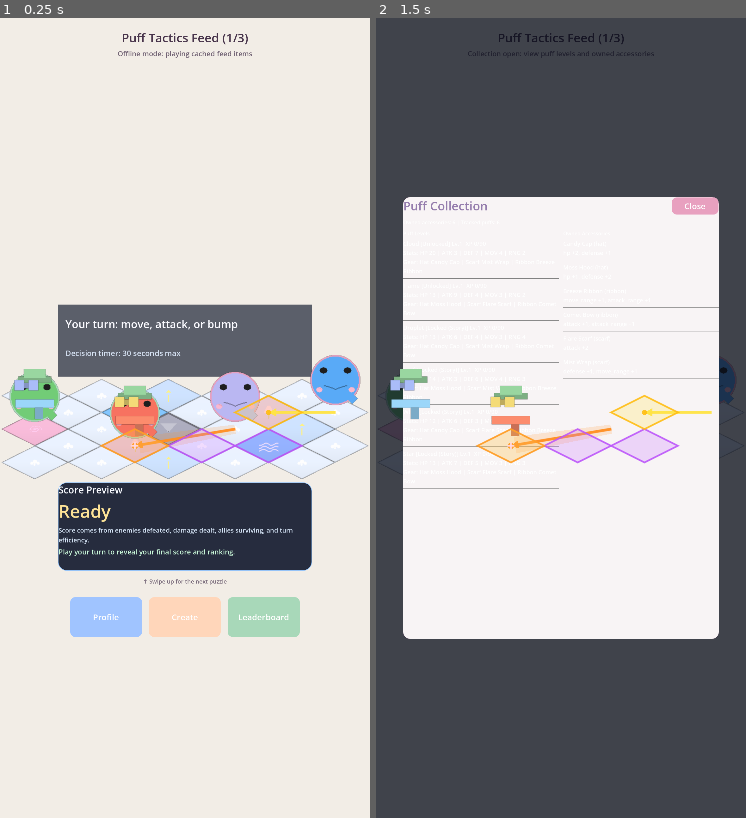
Above: before the commit, frames 1-2 (left to right).
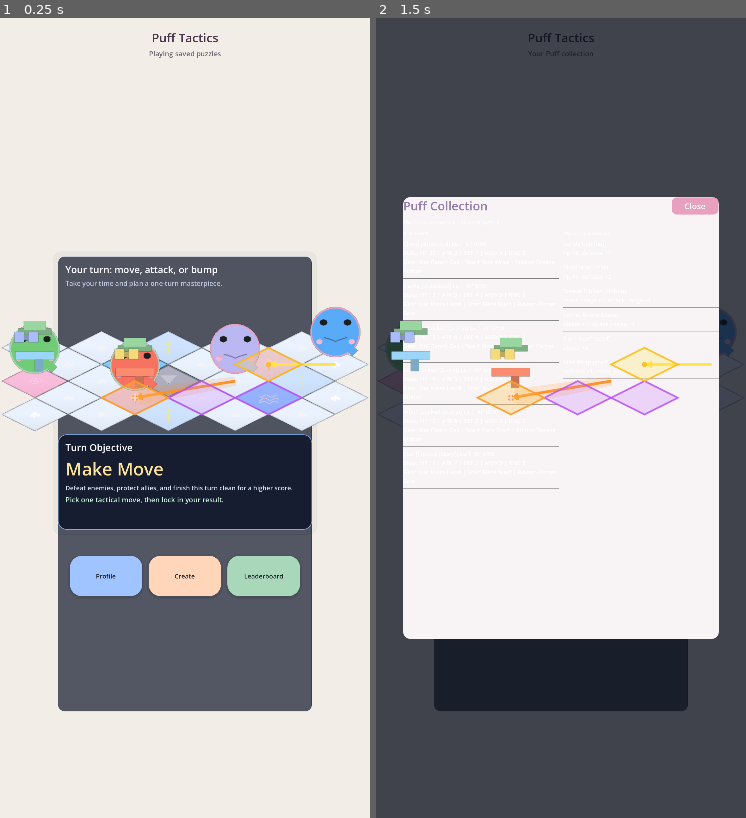
Above: after the commit, the same moments.

Repository: fivestar1103/puff-tactics
Game: Godot game, scene res://src/scenes/feed/FeedMain.tscn
Two runs of this game, one before a commit and one after it. Both use one fixed random seed, a clock stepped at 60 frames per second and the inputs below.
Inputs:
- Up to frame 1 (0.25 s): no input
- Up to frame 2 (1.5 s): click "Profile" at 0.5 s; click "Create" at 1.25 s

The runs differ from the first frame. In frame 1, 36% of the frame differs, in the area x 0-100%, y 1-87%; in frame 2, 12%.

Commit message:
feat: manual visual polish — rounded panels, pill FABs, clean copy
- Status panel: ColorRect → PanelContainer with 20px rounded corners,
  subtle border, and content-margin-based layout
- Score panel: use PanelContainer content margins instead of manual VBox offsets
- Card backdrop: subtle rounded container behind entire feed content area
- FAB buttons: proper pill shape (corner_radius = height/2), dark text on
  pastel bg, subtle drop shadows
- Clean up all debug/implementation-detail text in feed_item.gd and
  feed_main.gd with user-friendly copy
- Rebalance SNAPSHOT_Y_RATIO from 0.46 → 0.40 for better vertical centering
- Update layout guard in ralph.sh for new SNAPSHOT_Y_RATIO value

Co-Authored-By: Claude Opus 4.6 <noreply@anthropic.com>

Diff:
--- a/src/scripts/feed/feed_item.gd
+++ b/src/scripts/feed/feed_item.gd
@@ -117,7 +117,8 @@
 var _turn_manager: TurnManager
 var _enemy_intent: EnemyIntent
 
-var _status_panel: ColorRect
+var _card_backdrop: PanelContainer
+var _status_panel: PanelContainer
 var _status_label: Label
 var _detail_label: Label
 var _score_panel: PanelContainer
@@ -189,41 +190,88 @@
 
 
 func _ready() -> void:
+	_build_card_backdrop()
 	_build_status_overlay()
 	_setup_decision_timeout_timer()
 	_rebuild_battle_snapshot()
 
 
+func _build_card_backdrop() -> void:
+	_card_backdrop = PanelContainer.new()
+	_card_backdrop.name = "CardBackdrop"
+	_card_backdrop.mouse_filter = Control.MOUSE_FILTER_IGNORE
+	add_child(_card_backdrop)
+
+	var style: StyleBoxFlat = StyleBoxFlat.new()
+	style.bg_color = Color(0.22, 0.25, 0.35, 0.05)
+	style.corner_radius_top_left = 28
+	style.corner_radius_top_right = 28
+	style.corner_radius_bottom_right = 28
+	style.corner_radius_bottom_left = 28
+	style.border_width_left = 1
+	style.border_width_top = 1
+	style.border_width_right = 1
+	style.border_width_bottom = 1
+	style.border_color = Color(0.50, 0.50, 0.60, 0.12)
+	_card_backdrop.add_theme_stylebox_override("panel", style)
+
+
+func _layout_card_backdrop() -> void:
+	if _card_backdrop == null or _status_panel == null or _score_panel == null:
+		return
+	var top_y: float = _status_panel.position.y - 16.0
+	var bottom_y: float = _score_panel.position.y + _score_panel.size.y + 16.0
+	var panel_width: float = maxf(_status_panel.size.x, _score_panel.size.x) + 32.0
+	_card_backdrop.position = Vector2(-panel_width * 0.5, top_y)
+	_card_backdrop.custom_minimum_size = Vector2(panel_width, bottom_y - top_y)
+	_card_backdrop.size = Vector2(panel_width, bottom_y - top_y)
+
+
 func _build_status_overlay() -> void:
-	_status_panel = ColorRect.new()
+	_status_panel = PanelContainer.new()
 	_status_panel.name = "StatusPanel"
 	_layout_status_overlay()
-	_status_panel.color = Color(0.08, 0.11, 0.19, 0.68)
 	add_child(_status_panel)
 
+	var status_style: StyleBoxFlat = StyleBoxFlat.new()
+	status_style.bg_color = Color(0.08, 0.11, 0.19, 0.72)
+	status_style.corner_radius_top_left = 20
+	status_style.corner_radius_top_right = 20
+	status_style.corner_radius_bottom_right = 20
+	status_style.corner_radius_bottom_left = 20
+	status_style.content_margin_left = 24.0
+	status_style.content_margin_right = 24.0
+	status_style.content_margin_top = 20.0
+	status_style.content_margin_bottom = 20.0
+	status_style.border_width_left = 1
+	status_style.border_width_top = 1
+	status_style.border_width_right = 1
+	status_style.border_width_bottom = 1
+	status_style.border_color = Color(0.45, 0.58, 0.85, 0.35)
+	_status_panel.add_theme_stylebox_override("panel", status_style)
+
+	var status_vbox: VBoxContainer = VBoxContainer.new()
+	status_vbox.add_theme_constant_override("separation", 8)
+	_status_panel.add_child(status_vbox)
+
 	_status_label = Label.new()
-	_status_label.position = Vector2(24.0, 26.0)
-	_status_label.size = Vector2(756.0, 72.0)
 	_status_label.horizontal_alignment = HORIZONTAL_ALIGNMENT_LEFT
-	_status_label.vertical_alignment = VERTICAL_ALIGNMENT_CENTER
-	_status_label.add_theme_font_size_override("font_size", 34)
+	_status_label.add_theme_font_size_override("font_size", 30)
 	_status_label.add_theme_color_override("font_color", Color(0.98, 0.98, 1.0, 1.0))
-	_status_panel.add_child(_status_label)
+	status_vbox.add_child(_status_label)
 
 	_detail_label = Label.new()
-	_detail_label.position = Vector2(24.0, 110.0)
-	_detail_label.size = Vector2(756.0, 88.0)
+	_detail_label.autowrap_mode = TextServer.AUTOWRAP_WORD_SMART
 	_detail_label.horizontal_alignment = HORIZONTAL_ALIGNMENT_LEFT
-	_detail_label.vertical_alignment = VERTICAL_ALIGNMENT_CENTER
-	_detail_label.add_theme_font_size_override("font_size", 24)
-	_detail_label.add_theme_color_override("font_color", Color(0.88, 0.93, 1.0, 0.92))
-	_status_panel.add_child(_detail_label)
+	_detail_label.add_theme_font_size_override("font_size", 21)
+	_detail_label.add_theme_color_override("font_color", Color(0.85, 0.90, 1.0, 0.80))
+	status_vbox.add_child(_detail_label)
 
 	_build_score_overlay()
 
 	_set_status(
-		"One-turn puzzle: choose move, attack, or bump",
-		"Play the tactical turn, then watch 3s resolve + 2s scoring."
+		"Your turn: move, attack, or bump",
+		"Take your time and plan a one-turn masterpiece."
 	)
 
 
@@ -245,14 +293,13 @@
 	panel_style.border_width_right = 2
 	panel_style.border_width_bottom = 2
 	panel_style.border_color = Color(0.53, 0.74, 0.98, 0.9)
+	panel_style.content_margin_left = 24.0
+	panel_style.content_margin_right = 24.0
+	panel_style.content_margin_top = 20.0
+	panel_style.content_margin_bottom = 20.0
 	_score_panel.add_theme_stylebox_override("panel", panel_style)
 
 	var root_layout: VBoxContainer = VBoxContainer.new()
-	root_layout.set_anchors_preset(Control.PRESET_FULL_RECT)
-	root_layout.offset_left = 20.0
-	root_layout.offset_top = 16.0
-	root_layout.offset_right = -20.0
-	root_layout.offset_bottom = -16.0
 	root_layout.add_theme_constant_override("separation", 8)
 	_score_panel.add_child(root_layout)
 
@@ -337,8 +384,8 @@
 		_turn_manager.set_process_unhandled_input(false)
 
 	_set_status(
-		"One-turn puzzle: choose move, attack, or bump",
-		"Decision window %.0fs to %.0fs before result reveal." % [MIN_DECISION_SECONDS, MAX_DECISION_SECONDS]
+		"Your turn: move, attack, or bump",
+		"Take your time and plan a one-turn masterpiece."
 	)
 	_show_score_preview_overlay()
 
@@ -357,6 +404,7 @@
 	_battle_root.position = Vector2(centered_x_offset, SNAPSHOT_LOCAL_Y)
 	_layout_status_overlay(map_top_local)
 	_layout_score_overlay(map_bottom_local)
+	_layout_card_backdrop()
 
 
 func _resolve_snapshot_map_bounds_local() -> Rect2:
@@ -395,11 +443,12 @@
 func _layout_status_overlay(map_top_local: float = NAN) -> void:
 	if _status_panel == null:
 		return
+	_status_panel.custom_minimum_size = STATUS_PANEL_SIZE
 	_status_panel.size = STATUS_PANEL_SIZE
 	var panel_y: float = STATUS_PANEL_FALLBACK_LOCAL_Y
 	if not is_nan(map_top_local):
-		panel_y = map_top_local - _status_panel.size.y - STATUS_PANEL_MAP_GAP
-	_status_panel.position = Vector2(-_status_panel.size.x * 0.5, panel_y)
+		panel_y = map_top_local - STATUS_PANEL_SIZE.y - STATUS_PANEL_MAP_GAP
+	_status_panel.position = Vector2(-STATUS_PANEL_SIZE.x * 0.5, panel_y)
 
 
 func _layout_score_overlay(map_bottom_local: float = NAN) -> void:
@@ -544,7 +593,7 @@
 
 	_set_status(
 		"Your turn: move, attack, or bump",
-		"Decision timer: %.0f seconds max" % MAX_DECISION_SECONDS
+		"Take your time and plan a one-turn masterpiece."
 	)
 
 
@@ -597,13 +646,13 @@
 	if min_hold_seconds > 0.0:
 		_set_status(
 			"Locking tactical result...",
-			"Holding %.1fs so each feed cycle stays within 20-35 seconds." % min_hold_seconds
+			"Almost there..."
 		)
 		await get_tree().create_timer(min_hold_seconds).timeout
 
 	_set_status(
 		"Resolving turn result",
-		"Outcome animation (%.0f seconds)." % RESULT_PHASE_SECONDS
+		"Watch what happens next..."
 	)
 	await _play_result_animation()
 
@@ -614,7 +663,7 @@
 
 	_set_status(
 		"Score reveal",
-		"%s Comparison screen (%.0f seconds)." % [comparison_text, SCORE_PHASE_SECONDS]
+		comparison_text
 	)
 
 	var reveal_duration: float = minf(SCORE_REVEAL_DURATION, SCORE_PHASE_SECONDS)
@@ -629,7 +678,7 @@
 	_emit_feed_item_completed(final_score)
 	_set_status(
 		"Swipe up for next feed item",
-		"Cycle complete in %.1fs." % _cycle_duration_seconds()
+		"Swipe up for the next puzzle."
 	)
 
 	emit_signal("cycle_completed", final_score, _cycle_duration_seconds())
@@ -924,10 +973,10 @@
 		return
 
 	_score_panel.visible = true
-	_score_title_label.text = "Score Preview"
-	_score_value_label.text = "Ready"
-	_score_breakdown_label.text = "Score comes from enemies defeated, damage dealt, allies surviving, and turn efficiency."
-	_score_comparison_label.text = "Play your turn to reveal your final score and ranking."
+	_score_title_label.text = "Turn Objective"
+	_score_value_label.text = "Make Move"
+	_score_breakdown_label.text = "Defeat enemies, protect allies, and finish this turn clean for a higher score."
+	_score_comparison_label.text = "Pick one tactical move, then lock in your result."
 	_share_button.visible = false
 	_share_button.disabled = true
 	_share_button.tooltip_text = ""
--- a/src/scripts/feed/feed_main.gd
+++ b/src/scripts/feed/feed_main.gd
@@ -9,7 +9,7 @@
 
 const SNAP_DURATION: float = 0.28
 const SWIPE_THRESHOLD_PX: float = 120.0
-const SNAPSHOT_Y_RATIO: float = 0.46
+const SNAPSHOT_Y_RATIO: float = 0.40
 const FAB_ROW_HALF_WIDTH: float = 364.0
 const FAB_ROW_HEIGHT: float = 128.0
 const FAB_ROW_BOTTOM_MARGIN_RATIO: float = 0.03
@@ -424,7 +424,7 @@
 		return
 
 	_feed_snapshots = cached_snapshots
-	subtitle_label.text = "Loaded %d cached puzzles. Syncing next batch..." % _feed_snapshots.size()
+	subtitle_label.text = "Loading your feed..."
 
 
 func _fetch_next_batch_in_background() -> void:
@@ -441,7 +441,7 @@
 	var fetch_result: Dictionary = fetch_result_variant
 	if not bool(fetch_result.get("ok", false)):
 		if offset > 0:
-			subtitle_label.text = "Offline mode: playing cached feed items"
+			subtitle_label.text = "Playing saved puzzles"
 		return
 
 	var batch_variant: Variant = fetch_result.get("items", [])
@@ -841,11 +841,11 @@
 
 func _update_header_text() -> void:
 	var total_items: int = _feed_items.size()
-	title_label.text = "Puff Tactics Feed (%d/%d)" % [_active_item_index + 1, total_items]
+	title_label.text = "Puff Tactics"
 
 	var active_feed_item: Node2D = _get_active_feed_item()
 	if active_feed_item == null:
-		subtitle_label.text = "Swipe up for the next tactical snapshot"
+		subtitle_label.text = "Solve the puzzle, then swipe up"
 		return
 
 	if active_feed_item.has_method("get_status_text"):
@@ -883,7 +883,7 @@
 
 
 func _update_subtitle_for_locked_swipe() -> void:
-	subtitle_label.text = "Finish this 1-turn puzzle before swiping"
+	subtitle_label.text = "Make your move first!"
 
 
 func _on_feed_item_cycle_completed(score: int, cycle_duration_seconds: float, item_index: int) -> void:
@@ -891,7 +891,7 @@
 
 	if item_index != _active_item_index:
 		return
-	subtitle_label.text = "Score %d in %.1fs. Swipe up for next." % [score, cycle_duration_seconds]
+	subtitle_label.text = "Nice! Score: %d" % score
 
 
 func _on_feed_item_status_changed(status_text: String, swipe_unlocked: bool, item_index: int) -> void:
@@ -933,7 +933,7 @@
 
 func _on_profile_button_pressed() -> void:
 	if _is_puzzle_editor_visible():
-		subtitle_label.text = "Close the UGC editor before opening collection."
+		subtitle_label.text = "Close the editor first"
 		return
 
 	if _collection_screen == null:
@@ -953,15 +953,15 @@
 		_collection_screen.call("show_collection")
 	else:
 		collection_canvas.visible = true
-	subtitle_label.text = "Collection open: view puff levels and owned accessories"
+	subtitle_label.text = "Your Puff collection"
 
 
 func _on_create_button_pressed() -> void:
 	if _puzzle_editor == null:
-		subtitle_label.text = "UGC puzzle editor scene is unavailable."
+		subtitle_label.text = "Editor coming soon!"
 		return
 	if not (_puzzle_editor is CanvasItem):
-		subtitle_label.text = "UGC puzzle editor failed to initialize."
+		subtitle_label.text = "Editor coming soon!"
 		return
 
 	if _is_collection_visible():
@@ -983,13 +983,13 @@
 		_puzzle_editor.call("show_editor")
 	else:
 		puzzle_editor_canvas.visible = true
-	subtitle_label.text = "UGC editor open: drag terrain/puffs, test-play, then publish."
+	subtitle_label.text = "Create your own puzzle!"
 
 
 func _on_leaderboard_button_pressed() -> void:
 	var scene_change_error: Error = get_tree().change_scene_to_file(STORY_CHAPTER_1_SCENE_PATH)
 	if scene_change_error != OK:
-		subtitle_label.text = "Story mode is unavailable in this build."
+		subtitle_label.text = "Story mode coming soon!"
 
 
 func _is_collection_visible() -> bool:
@@ -1015,12 +1015,47 @@
 
 
 func _style_fab_buttons() -> void:
-	VisualTheme.apply_button_theme(profile_button, Constants.PALETTE_SKY, Color.WHITE, Vector2(180.0, 76.0), Constants.FONT_SIZE_BUTTON)
-	VisualTheme.apply_button_theme(create_button, Constants.PALETTE_PEACH, Color.WHITE, Vector2(180.0, 76.0), Constants.FONT_SIZE_BUTTON)
-	VisualTheme.apply_button_theme(leaderboard_button, Constants.PALETTE_MINT, Color.WHITE, Vector2(180.0, 76.0), Constants.FONT_SIZE_BUTTON)
+	var fab_size: Vector2 = Vector2(180.0, 76.0)
+	var pill_radius: int = int(fab_size.y * 0.5)
+	_apply_pill_button(profile_button, Constants.PALETTE_SKY, fab_size, pill_radius)
+	_apply_pill_button(create_button, Constants.PALETTE_PEACH, fab_size, pill_radius)
+	_apply_pill_button(leaderboard_button, Constants.PALETTE_MINT, fab_size, pill_radius)
+
+
+func _apply_pill_button(button: Button, base_color: Color, min_size: Vector2, corner_radius: int) -> void:
+	button.custom_minimum_size = min_size
+	button.add_theme_font_size_override("font_size", 20)
+	button.add_theme_color_override("font_color", Color(0.15, 0.15, 0.2, 1.0))
+	button.add_theme_color_override("font_hover_color", Color(0.1, 0.1, 0.15, 1.0))
+	button.add_theme_color_override("font_pressed_color", Color(0.2, 0.2, 0.25, 1.0))
+
+	for state_name in ["normal", "hover", "pressed", "disabled"]:
+		var style: StyleBoxFlat = StyleBoxFlat.new()
+		match state_name:
+			"normal":
+				style.bg_color = base_color
+			"hover":
+				style.bg_color = base_color.lightened(0.08)
+			"pressed":
+				style.bg_color = base_color.darkened(0.1)
+			"disabled":
+				style.bg_color = base_color.darkened(0.25)
+		style.corner_radius_top_left = corner_radius
+		style.corner_radius_top_right = corner_radius
+		style.corner_radius_bottom_right = corner_radius
+		style.corner_radius_bottom_left = corner_radius
+		style.content_margin_left = 18.0
+		style.content_margin_right = 18.0
+		style.content_margin_top = 12.0
+		style.content_margin_bottom = 12.0
+		if state_name == "normal":
+			style.shadow_color = Color(0.0, 0.0, 0.0, 0.12)
+			style.shadow_size = 8
+			style.shadow_offset = Vector2(0, 3)
+		button.add_theme_stylebox_override(state_name, style)
 
 
 func _style_header_labels() -> void:
 	VisualTheme.apply_label_theme(title_label, Constants.FONT_SIZE_TITLE, Constants.COLOR_TEXT_DARK)
 	VisualTheme.apply_label_theme(subtitle_label, Constants.FONT_SIZE_SUBTITLE, Constants.COLOR_TEXT_DARK.lightened(0.24))
-	VisualTheme.apply_label_theme(swipe_hint_label, Constants.FONT_SIZE_BODY, Constants.COLOR_TEXT_DARK.lightened(0.28))
+	VisualTheme.apply_label_theme(swipe_hint_label, 17, Color(0.35, 0.33, 0.40, 0.60))
Not shown, changed: AGENTS.md
Not shown, changed: ralph/ralph.sh
